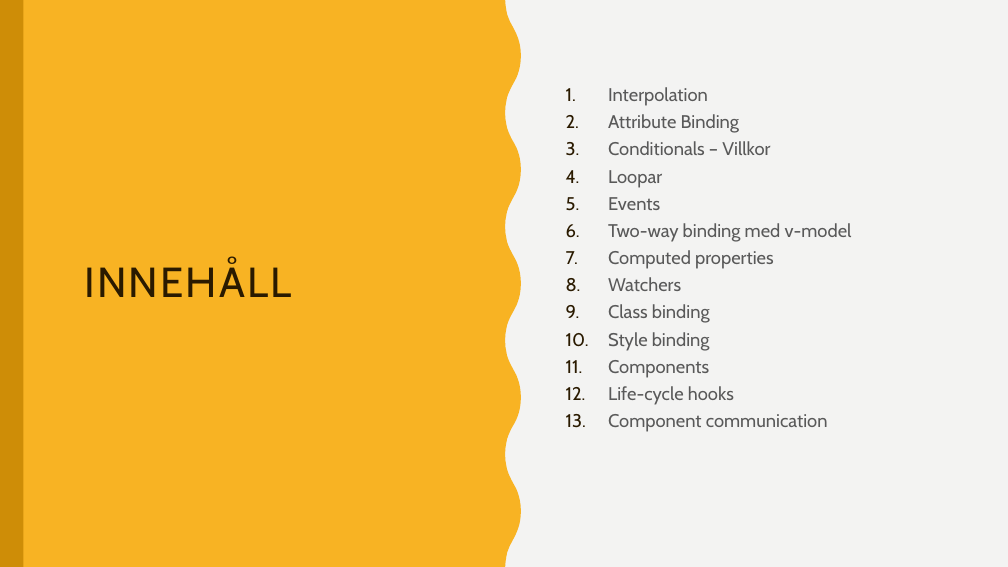
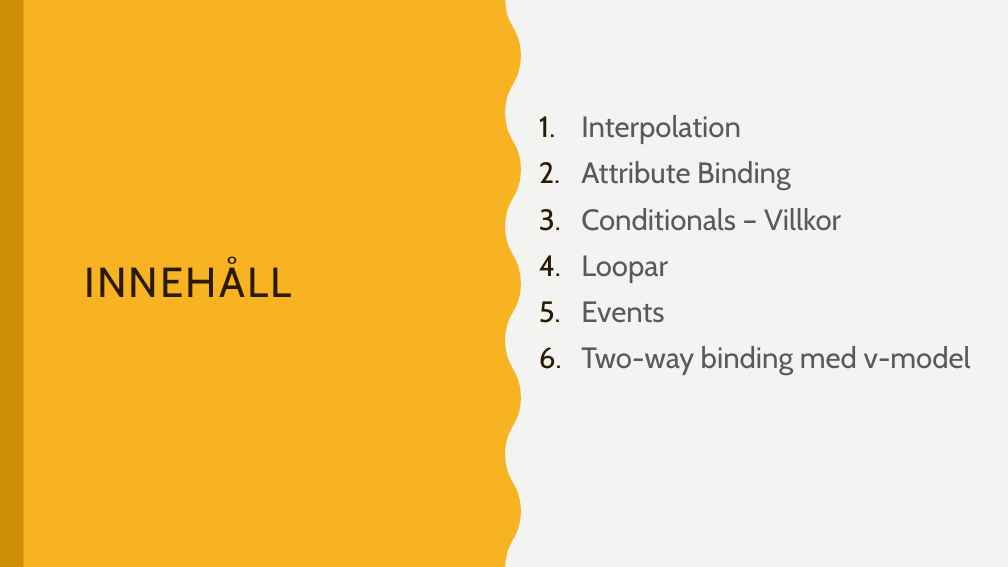
Before and after one commit to abbjetmus/programmering-produktion, a slide deck: slide 3 of 4. Vue/Vue.pptx (slide 5 before the commit). Drawn at 1008x567 pixels with LibreOffice and Linux fonts; fonts in the diff are those of the drawing. Boxes give left, top, right and bottom in pixels: in the first picture for what was removed or moved away, otherwise in the second. Text is boxed around its words. In the diff, an @@ line names an element or a change of style, - is before the commit and + after.

```diff
--- a/4. Vue/Vue.pptx
+++ b/4. Vue/Vue.pptx
@@ text "Interpolation": place and size @@
-text "Interpolation" at (608,87,852,432)
+text "Interpolation" at (581,115,971,375)
@@ text "Interpolation" at (581,115,971,375): size 17.5 to 28 pt; line spacing 0.9 to 1.1 @@
@@ text at (608,250,828,432): paragraphs removed @@
-7. Computed properties
-8. Watchers
-9. Class binding
-10. Style binding
-11. Components
-12. Life-cycle hooks
-13. Component communication
```
Also in this commit, not shown: 6 other slides changed, 1 slide added, 15 slides removed, 3 other files.
